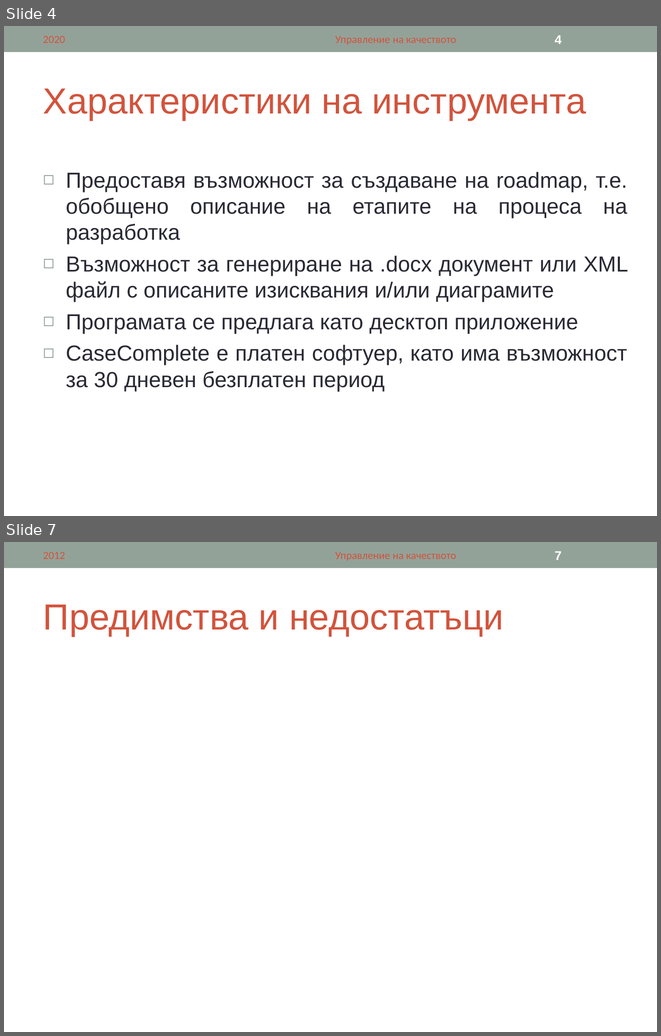
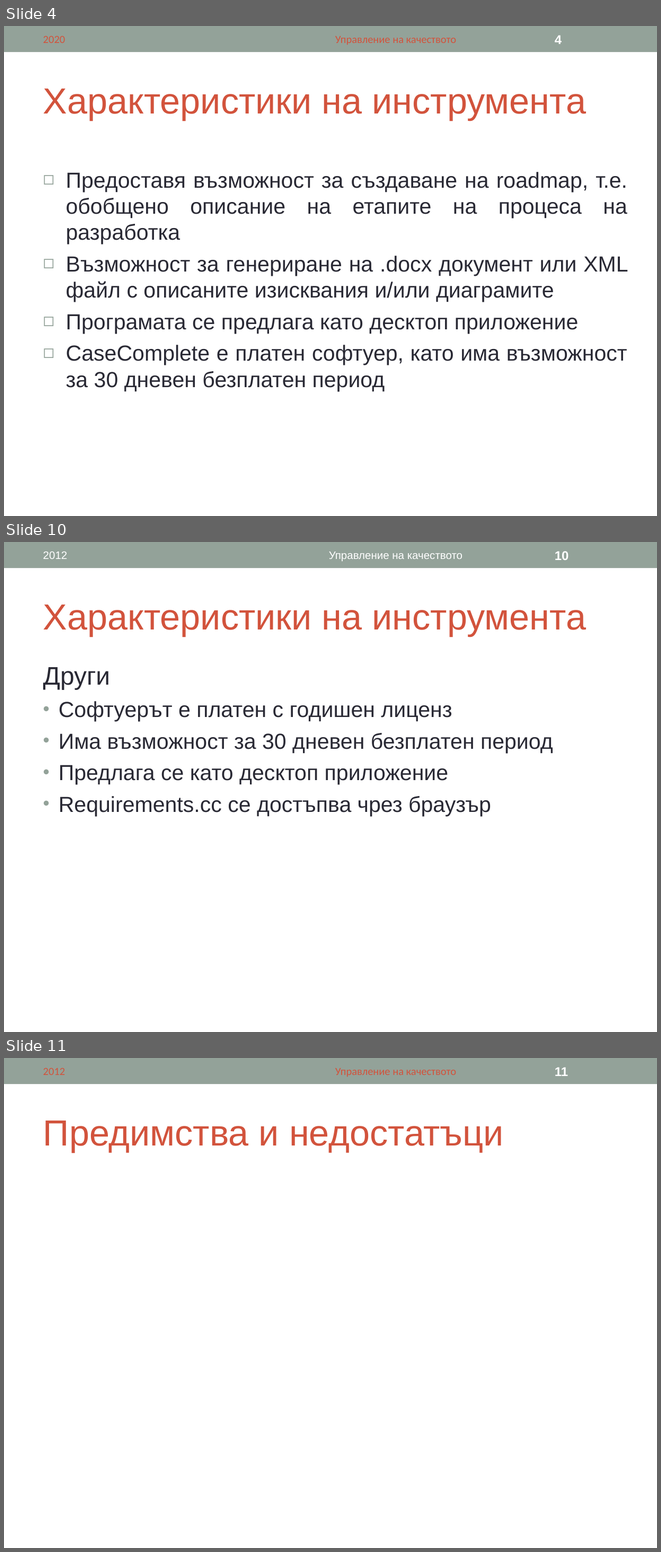
Before and after one commit to ivanchuchulski/fmi-requirements-analisys, a slide deck: tool-presentation/62121-62151-62167-CaseComplete.ppt. Shown one above the other, each under a label of ours: slides 4 and 7 before the commit, slides 4, 10 and 11 after it; the slides between them are not shown. The pictures are 661x1036 and 661x1552 pixels, drawn with LibreOffice and Linux fonts; fonts in the diff are those of the drawing. Boxes give left, top, right and bottom in pixels: in the first picture for what was removed or moved away, otherwise in the second. Text is boxed around its words. In the diff, an @@ line names an element or a change of style, - is before the commit and + after.

```diff
--- a/tool-presentation/62121-62151-62167-CaseComplete.ppt
+++ b/tool-presentation/62121-62151-62167-CaseComplete.ppt
@@ slide 10 added at (x1=4, y1=542, x2=657, y2=1032), background #FFFFFF; not listed: 1 template element that a slide beside it also shows @@
@@ text added at (x1=43, y1=552, x2=68, y2=559), 12 pt, text #FFFFFF @@
+2012
@@ text added at (x1=329, y1=552, x2=462, y2=561), 12 pt, text #FFFFFF @@
+Управление на качеството
@@ page number added at (x1=555, y1=551, x2=569, y2=560), 14 pt, text #FFFFFF, bold @@
+10
@@ title added at (x1=43, y1=605, x2=586, y2=636), 40 pt, text #D2533C @@
+Характеристики на инструмента
@@ text added at (x1=43, y1=667, x2=553, y2=816), 24 pt, text #292934 @@
+Други
+• Софтуерът е платен с годишен лиценз
+• Има възможност за 30 дневен безплатен период
+• Предлага се като десктоп приложение
+• Requirements.cc се достъпва чрез браузър
@@ what was slide 7 is now slide 11 @@
@@ page number at (x1=555, y1=1067, x2=568, y2=1076): text changed @@
-7
+11
```
Also in this commit, not shown: 3 slides changed, 4 other slides added.
